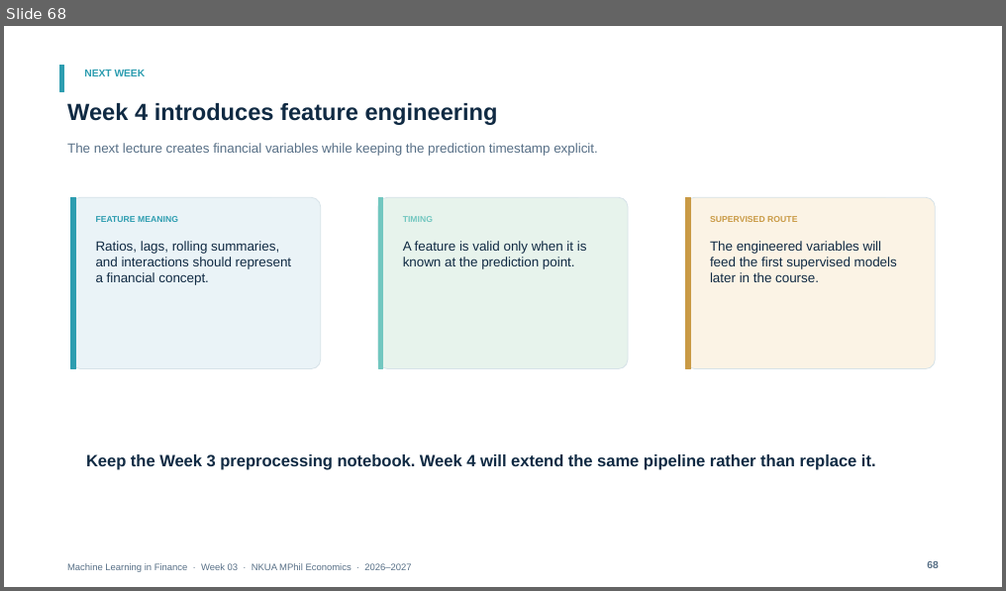
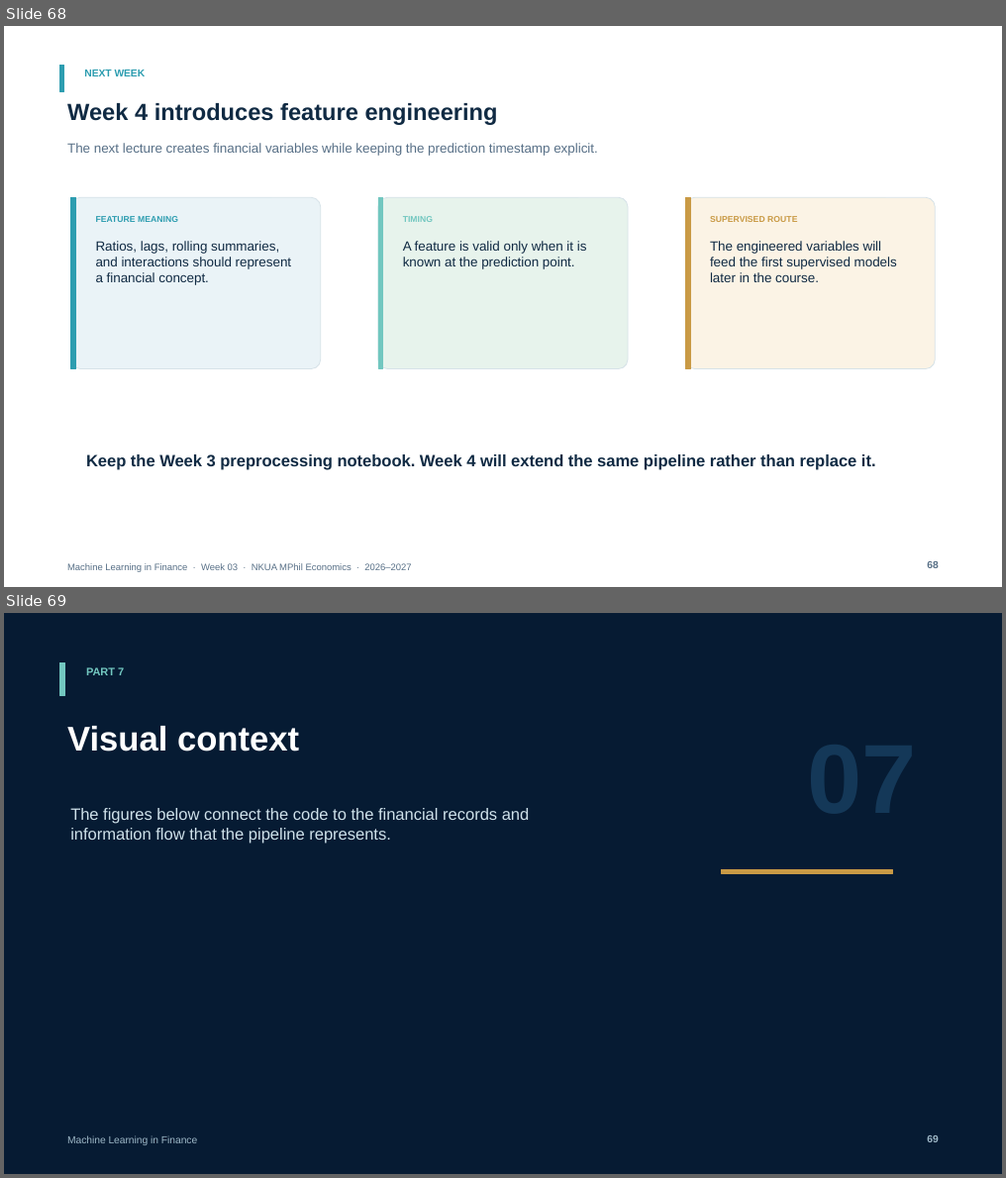
Before and after one commit to fkottas/Teaching-Courses, a slide deck: Machine Learning in Finance/2026-2027/lectures/week-03/slides/Lecture_03_Data_Cleaning_and_Preprocessing_2026-2027.pptx. Shown one above the other, each under a label of ours: slide 68 before the commit, slides 68 and 69 after it. The pictures are 1006x591 and 1006x1178 pixels, drawn with LibreOffice and Linux fonts; fonts in the diff are those of the drawing. Boxes give left, top, right and bottom in pixels: in the first picture for what was removed or moved away, otherwise in the second. Text is boxed around its words. In the diff, an @@ line names an element or a change of style, - is before the commit and + after.

Commit message:
Add licensed visual context to Week 3 presentation

```diff
--- a/Machine Learning in Finance/2026-2027/lectures/week-03/slides/Lecture_03_Data_Cleaning_and_Preprocessing_2026-2027.pptx
+++ b/Machine Learning in Finance/2026-2027/lectures/week-03/slides/Lecture_03_Data_Cleaning_and_Preprocessing_2026-2027.pptx
@@ slide 69 added at (4, 613, 1002, 1174), background #061B33 @@
@@ rectangle added at (60, 663, 64, 696), fill #72C7C0, outline #72C7C0 0.75 pt @@
@@ text added at (86, 667, 124, 675), 10.5 pt, text #72C7C0, bold @@
+PART 7
@@ text added at (67, 726, 299, 752), 33 pt, text #FFFFFF, bold @@
+Visual context
@@ text added at (70, 808, 530, 844), 15.8 pt, text #CFE1EA @@
+The figures below connect the code to the financial records and information flow that the pipeline represents.
@@ rectangle added at (721, 870, 893, 873), fill #C99A45, outline #C99A45 0.75 pt @@
@@ text added at (67, 1137, 197, 1146), 9.8 pt, text #9FB9C8 @@
+Machine Learning in Finance
@@ text added at (927, 1135, 938, 1145), 9.8 pt, text #9FB9C8, bold @@
+69
```
Also in this commit, not shown: 3 other slides added.
